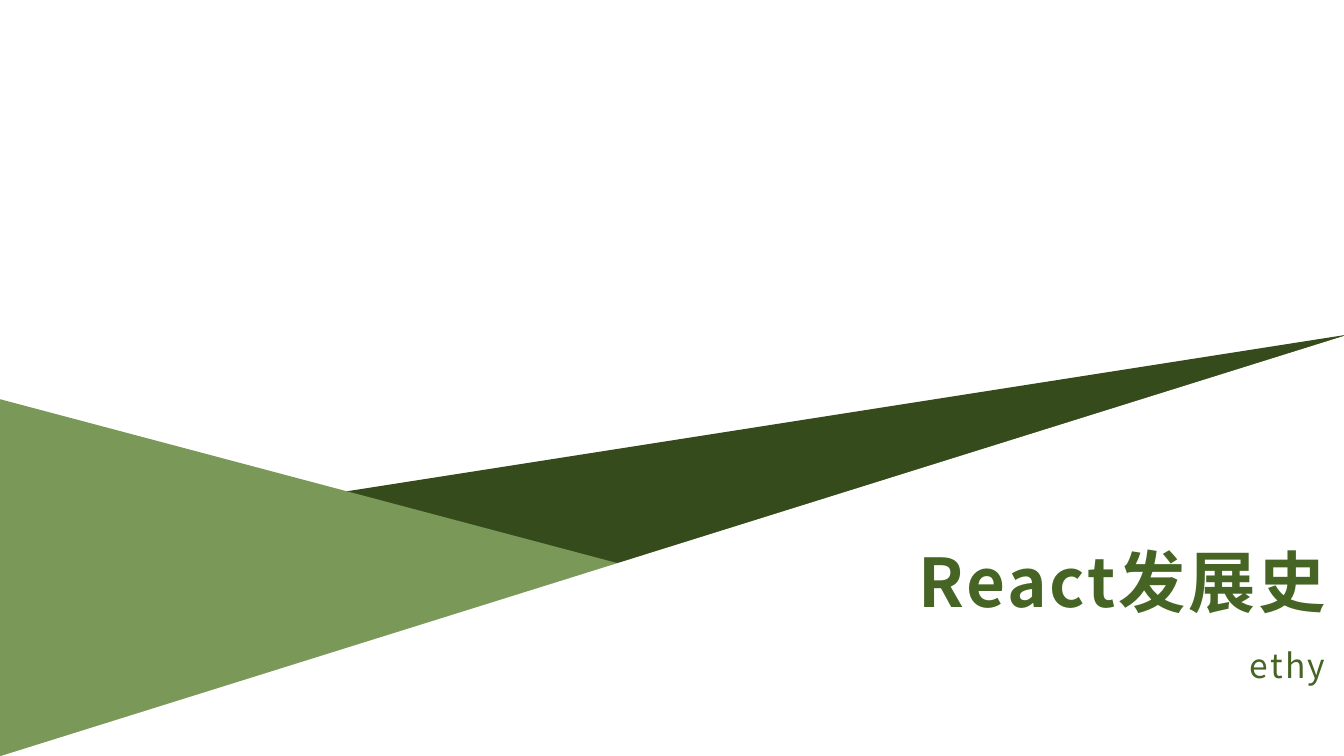
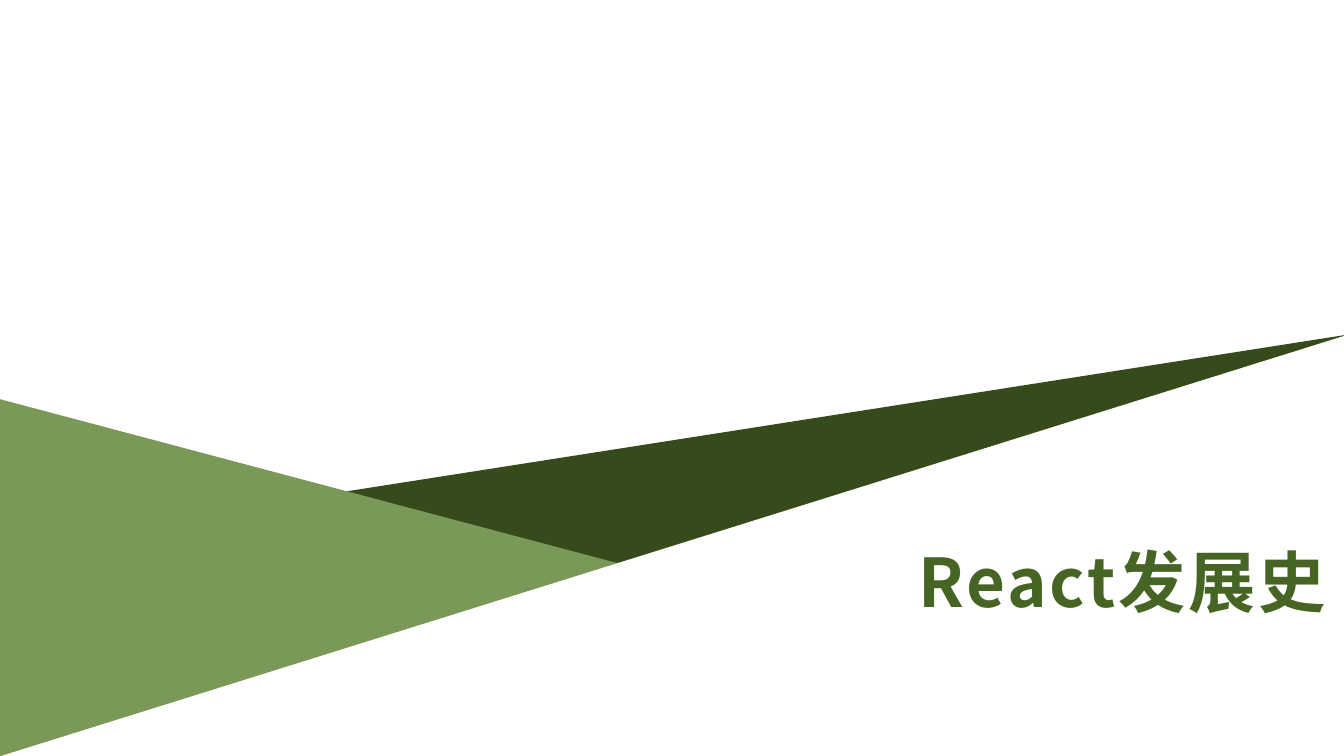
Before and after one commit to freeethy/blog, a slide deck: slide 1 of react/react发展史.pptx. Drawn at 1344x756 pixels with LibreOffice and Linux fonts; fonts in the diff are those of the drawing; background and template pictures are left out. Boxes give left, top, right and bottom in pixels: in the first picture for what was removed or moved away, otherwise in the second. Text is boxed around its words. In the diff, an @@ line names an element or a change of style, - is before the commit and + after.

Commit message:
react发展史 ， worker

```diff
--- a/react/react发展史.pptx
+++ b/react/react发展史.pptx
@@ subtitle removed at [1250,651,1325,686] @@
-ethy
```
Also in this commit, not shown: 2 other slides changed, 3 other files.
